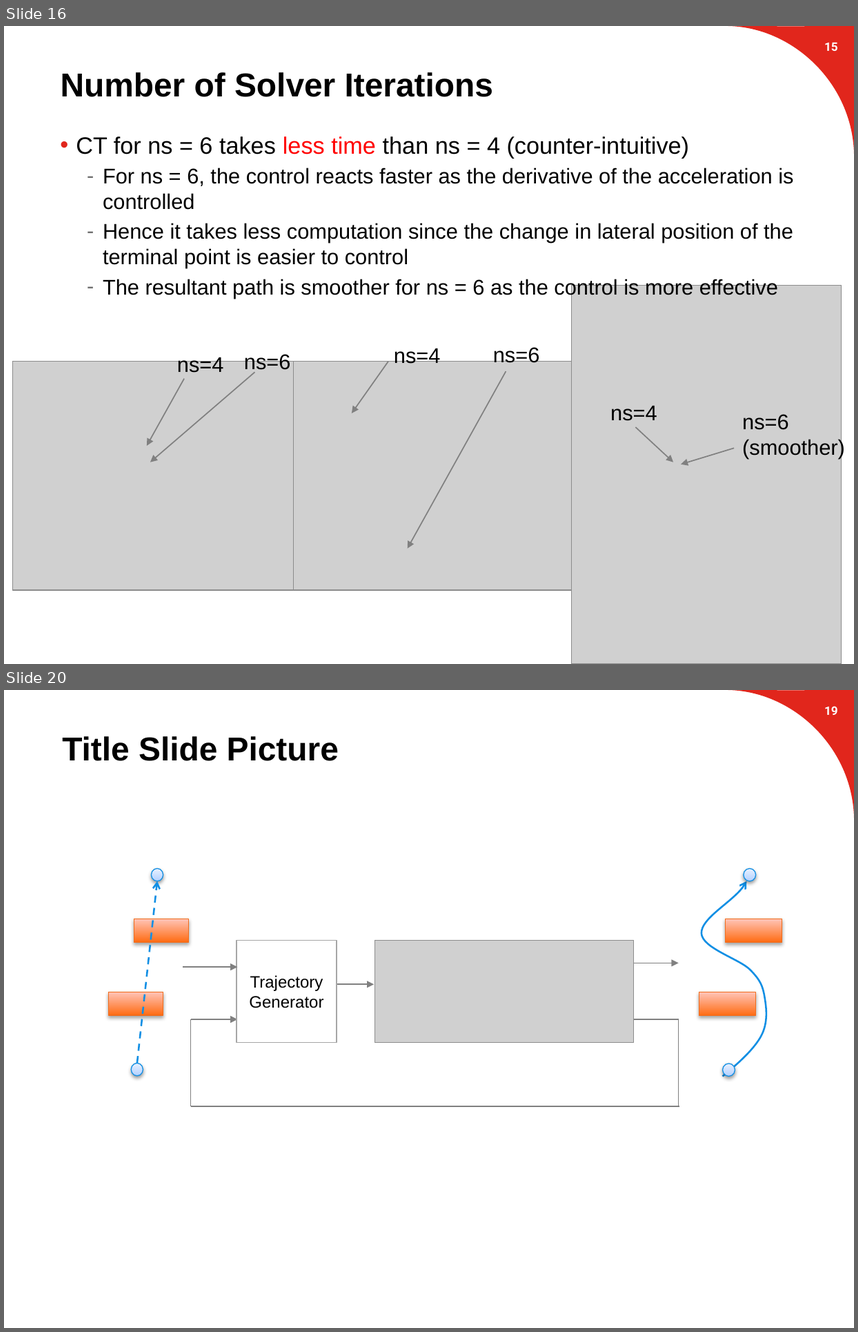
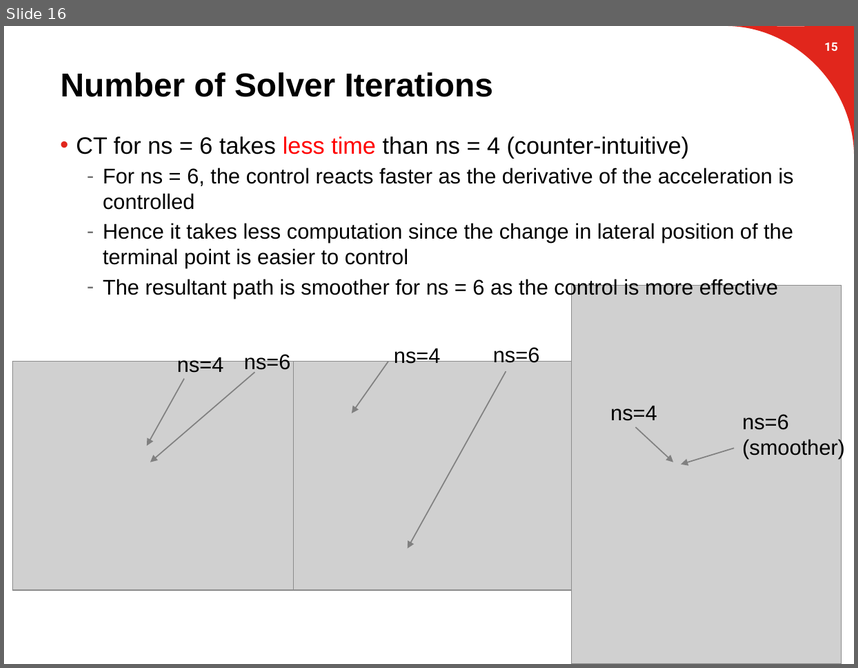
Before and after one commit to suvoganguli/GIG-MPC-Laplacian, a slide deck: 2D Results (03-19-2018).pptx. Shown one above the other, each under a label of ours: slides 16 and 20 before the commit, slide 16 after it; the slides between them are not shown. The pictures are 858x1332 and 858x668 pixels, drawn with LibreOffice and Linux fonts; fonts in the diff are those of the drawing; grey boxes stand for pictures; background and template pictures are left out. Boxes give left, top, right and bottom in pixels: in the first picture for what was removed or moved away, otherwise in the second. Text is boxed around its words. In the diff, an @@ line names an element or a change of style, - is before the commit and + after.

```diff
--- a/2D Results (03-19-2018).pptx
+++ b/2D Results (03-19-2018).pptx
@@ slide 20 removed at (x1=4, y1=690, x2=854, y2=1328), background #FFFFFF; not listed: 1 template element that a slide beside it also shows @@
@@ page number removed at (x1=824, y1=706, x2=838, y2=715) @@
-19
@@ title removed at (x1=62, y1=736, x2=339, y2=761) @@
-Title Slide Picture
@@ group removed at (x1=109, y1=869, x2=783, y2=1105): 5 arrows, 5 rectangles, 4 lines, 4 ellipses, 1 freeform shape, 1 picture @@
-Trajectory Generator
```
Also in this commit, not shown: 7 slides changed, 4 slides added, 1 other slide removed.
